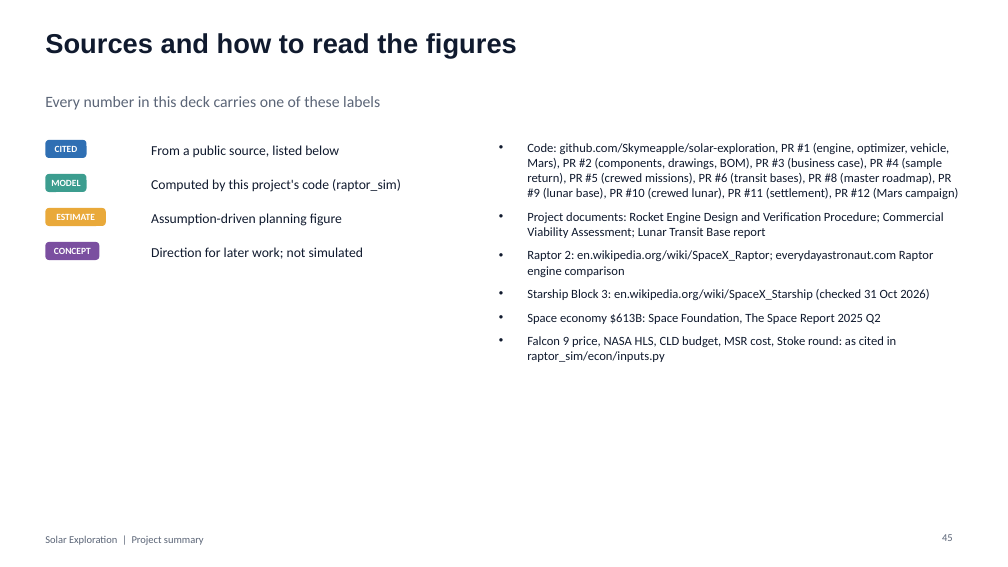
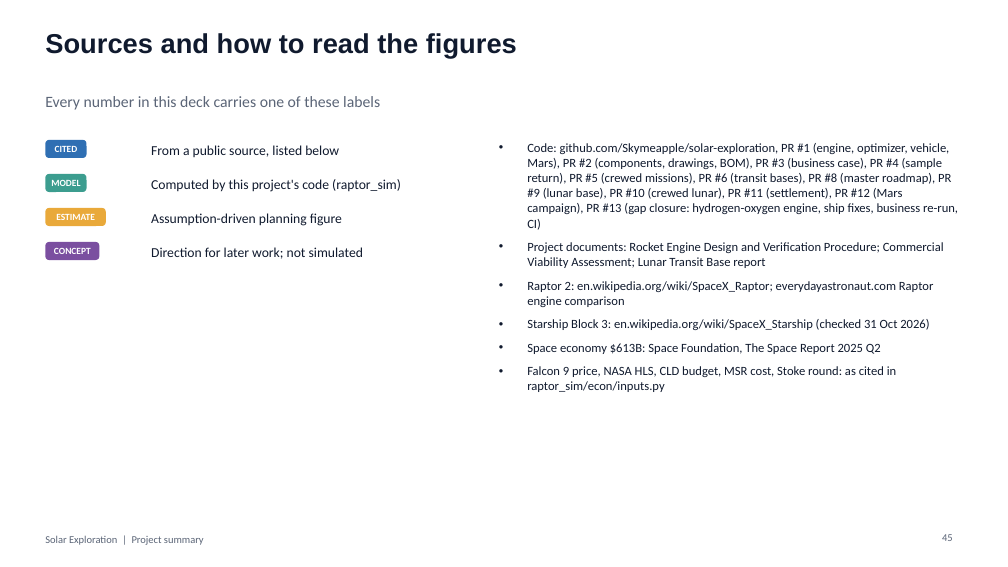
Before and after one commit to Skymeapple/solar-exploration, a slide deck: slide 45 of presentation/Solar_Exploration_Project_Summary.pptx. Drawn at 1008x567 pixels with LibreOffice and Linux fonts; fonts in the diff are those of the drawing. Boxes give left, top, right and bottom in pixels: in the first picture for what was removed or moved away, otherwise in the second. Text is boxed around its words. In the diff, an @@ line names an element or a change of style, - is before the commit and + after.

```diff
--- a/presentation/Solar_Exploration_Project_Summary.pptx
+++ b/presentation/Solar_Exploration_Project_Summary.pptx
@@ text at <box>527,143,958,230</box>: text changed @@
-• Code: github.com/Skymeapple/solar-exploration, PR #1 (engine, optimizer, vehicle, Mars), PR #2 (components, drawings, BOM), PR #3 (business case), PR #4 (sample return), PR #5 (crewed missions), PR #6 (transit bases), PR #8 (master roadmap), PR #9 (lunar base), PR #10 (crewed lunar), PR #11 (settlement), PR #12 (Mars campaign)
+• Code: github.com/Skymeapple/solar-exploration, PR #1 (engine, optimizer, vehicle, Mars), PR #2 (components, drawings, BOM), PR #3 (business case), PR #4 (sample return), PR #5 (crewed missions), PR #6 (transit bases), PR #8 (master roadmap), PR #9 (lunar base), PR #10 (crewed lunar), PR #11 (settlement), PR #12 (Mars campaign), PR #13 (gap closure: hydrogen-oxygen engine, ship fixes, business re-run, CI)
```
Also in this commit, not shown: 31 other slides changed, 44 other files.
